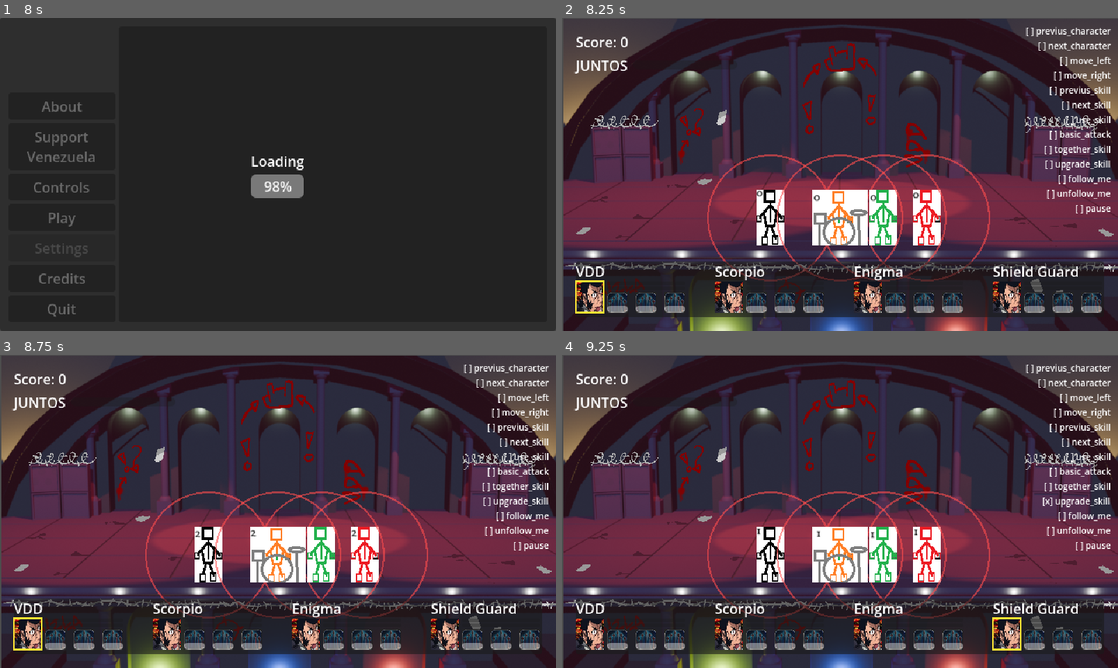
Above: before the commit, frames 1-4 (two rows, left to right).
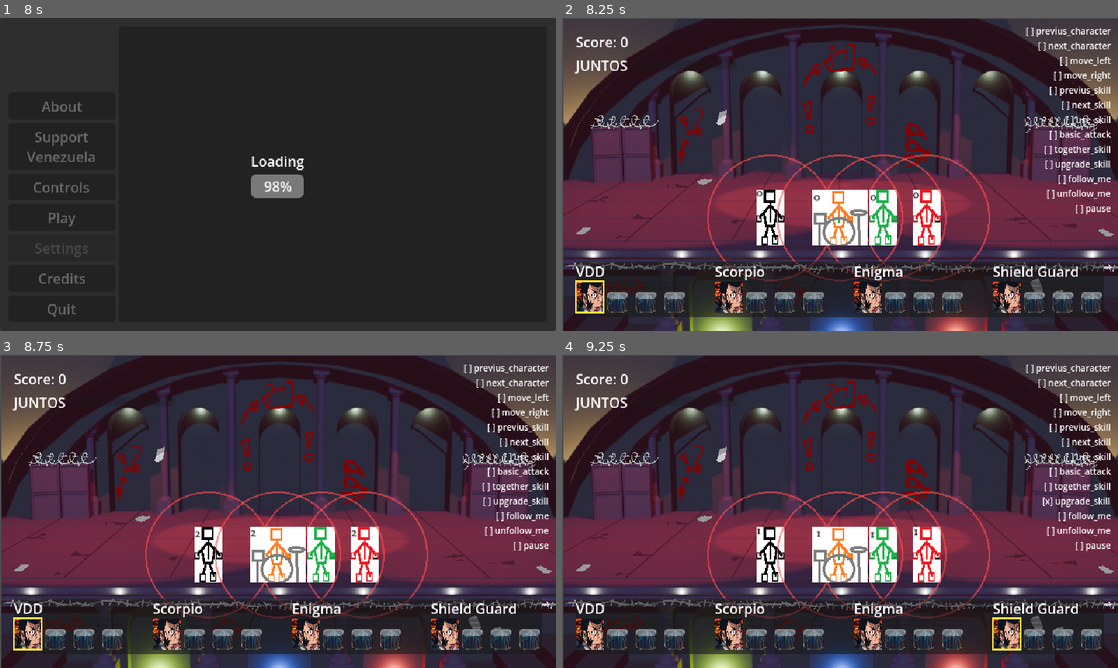
Above: after the commit, the same moments.

Repository: kevinesaa/juntos-game-jam
Game: Godot game, scene res://splash-screen/splash-screen.tscn
Two runs of this game, one before a commit and one after it. Both use one fixed random seed, a clock stepped at 60 frames per second and the inputs below.
Inputs:
- Up to frame 1 (8 s): tap Enter at 0.5, 2, 5 s; hold D (move_right) 0.53-1.28 s; tap K (basic_attack) at 0.6, 4.35 s; tap Space at 1.25, 2.75 s; hold A (move_left) 1.28-2.03 s; tap H (follow_me) at 1.35, 5.1 s; hold D (move_right) 2.03-2.78 s; tap E (next_character) at 2.1, 7.35 s; hold I (upgrade_skill) 2.78-3.53 s; tap Q (previus_character) at 2.85 s; hold A (move_left) 3.53-5.75 s; tap N (unfollow_me) at 3.6 s; click "Play" at 5.75 s; click "Play" at 6.5 s; hold D (move_right) from 7.28 s (still down)
- Up to frame 2 (8.25 s): release D (move_right) at 8 s; click "Support Venezuela" at 8 s
- Up to frame 3 (8.75 s): no input
- Up to frame 4 (9.25 s): hold I (upgrade_skill) from 8.78 s (still down); tap Q (previus_character) at 8.85 s

Frame 1 is identical in both runs. In frame 2, 1.9% of the frame differs, in the area x 8-98%, y 87-95%; in frame 3, 1.9%; in frame 4, 1.9%.

Commit message:
chore: editor-normalized scene properties
Endgame panel starts hidden explicitly; skill cooldown VScrollBars gain
explicit rotation properties matching their existing visual styling.

Co-Authored-By: Claude Sonnet 5 <noreply@anthropic.com>

Diff:
--- a/level-jam/level-jam.tscn
+++ b/level-jam/level-jam.tscn
@@ -509,6 +509,7 @@
 max_value = 1.0
 
 [node name="endgame_container_PanelContainer" type="PanelContainer" parent="CanvasLayer" unique_id=807484433]
+visible = false
 anchors_preset = 15
 anchor_right = 1.0
 anchor_bottom = 1.0
--- a/level-jam/player-ui-layout.tscn
+++ b/level-jam/player-ui-layout.tscn
@@ -91,6 +91,8 @@
 [node name="VScrollBar" type="VScrollBar" parent="VBoxContainer/HBoxContainer/MarginContainer/VBoxContainer/HBoxContainer/skills_one_CenterContainer/PanelContainer" unique_id=365274339]
 layout_mode = 2
 size_flags_horizontal = 1
+offset_transform_enabled = true
+offset_transform_rotation = 3.1415927
 value = 100.0
 
 [node name="spaceControl" type="Control" parent="VBoxContainer/HBoxContainer/MarginContainer/VBoxContainer/HBoxContainer" unique_id=1958667455]
@@ -112,6 +114,8 @@
 [node name="VScrollBar" type="VScrollBar" parent="VBoxContainer/HBoxContainer/MarginContainer/VBoxContainer/HBoxContainer/skills_two_CenterContainer/PanelContainer" unique_id=2052829186]
 layout_mode = 2
 size_flags_horizontal = 1
+offset_transform_enabled = true
+offset_transform_rotation = 3.1415927
 value = 100.0
 
 [node name="space2Control" type="Control" parent="VBoxContainer/HBoxContainer/MarginContainer/VBoxContainer/HBoxContainer" unique_id=561391679]
@@ -133,4 +137,6 @@
 [node name="VScrollBar" type="VScrollBar" parent="VBoxContainer/HBoxContainer/MarginContainer/VBoxContainer/HBoxContainer/skills_three_CenterContainer/PanelContainer" unique_id=167995633]
 layout_mode = 2
 size_flags_horizontal = 1
+offset_transform_enabled = true
+offset_transform_rotation = 3.1415927
 value = 100.0
